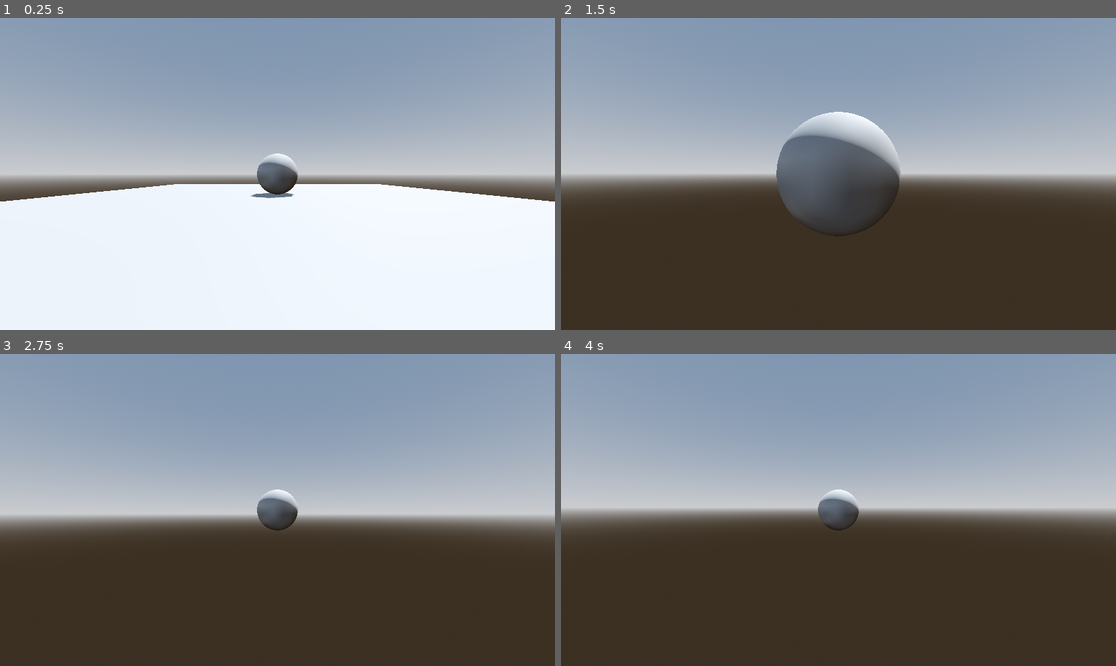
Above: before the commit, frames 1-4 (two rows, left to right).
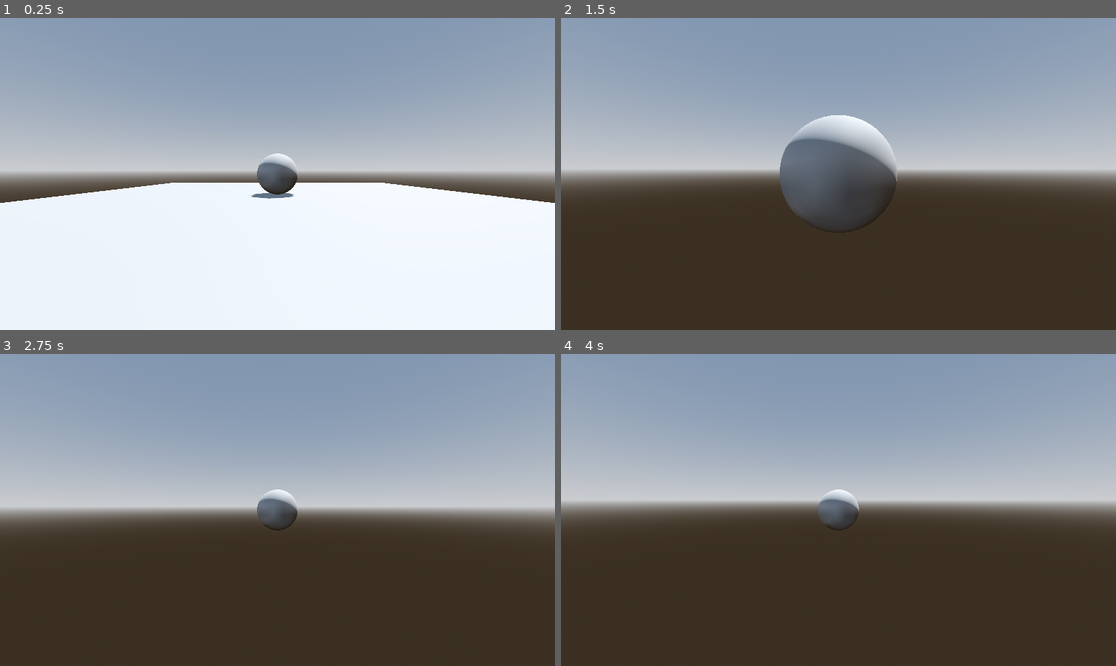
Above: after the commit, the same moments.

Repository: cliff-lilly-jean/pacman-stealth-game
Game: Godot game, scene res://scenes/world/world.tscn
Two runs of this game, one before a commit and one after it. Both use one fixed random seed, a clock stepped at 60 frames per second and the inputs below.
Inputs (mouse positions are in pixels of both pictures, inside the frame that each line leads up to):
- Up to frame 1 (0.25 s): no input
- Up to frame 2 (1.5 s): tap Enter at 0.5 s; move the mouse to (866, 174) at 0.52 s; hold Shift (dash) 0.53-1.28 s; hold W (move_forward) from 0.53 s (still down); move the mouse to (810, 174) at 1.27 s; tap Shift (dash) at 1.35 s
- Up to frame 3 (2.75 s): keep holding W (move_forward); move the mouse to (288, 503) at 2.02 s; hold Shift (dash) from 2.03 s (still down)
- Up to frame 4 (4 s): keep holding W (move_forward); tap Space at 2.75 s; move the mouse to (832, 516) at 2.77 s; release Shift (dash) at 2.78 s; tap Shift (dash) at 2.85 s; tap Enter at 3.5 s; move the mouse to (877, 513) at 3.52 s; hold Shift (dash) from 3.53 s (still down)

The runs differ from the first frame. In frame 1, 3.4% of the frame differs, in the area x 0-100%, y 46-60%; in frame 2, 3.9%; in frame 3, 5.7%, in the area x 0-100%, y 46-57%; in frame 4, 5.7%.

Commit message:
updated the positioning of the spring arm and the default values of the max angles

Diff:
--- a/scenes/player/player.gd
+++ b/scenes/player/player.gd
@@ -1,7 +1,7 @@
 class_name Player extends CharacterBody3D
 
-const max_look_down: float = deg_to_rad(10)
-const max_look_up: float = deg_to_rad(-45)
+const max_look_down_angle: float = deg_to_rad(-1)
+const max_look_up_angle: float = deg_to_rad(-65)
 
 @export_group("Movement")
 @export var roll_speed: float
@@ -29,7 +29,7 @@
 		rotate_y(-event.relative.x * mouse_sensitivity)
 
 		spring_arm.rotate_x(-event.relative.y * mouse_sensitivity)
-		spring_arm.rotation.x = clampf(spring_arm.rotation.x, max_look_up, max_look_down)
+		spring_arm.rotation.x = clampf(spring_arm.rotation.x, max_look_up_angle, max_look_down_angle)
 
 func _process(delta: float) -> void:
 	joystick_rotation(delta)
@@ -57,4 +57,4 @@
 	rotate_y(-joystick_direction.x * joystick_sensitivity * delta)
 
 	spring_arm.rotation.x -= -joystick_direction.y * joystick_sensitivity * delta
-	spring_arm.rotation.x = clampf(spring_arm.rotation.x, max_look_up, max_look_down)
+	spring_arm.rotation.x = clampf(spring_arm.rotation.x, max_look_up_angle, max_look_down_angle)
